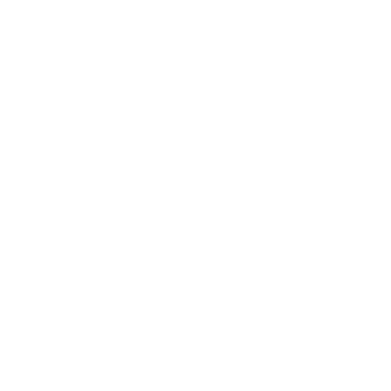
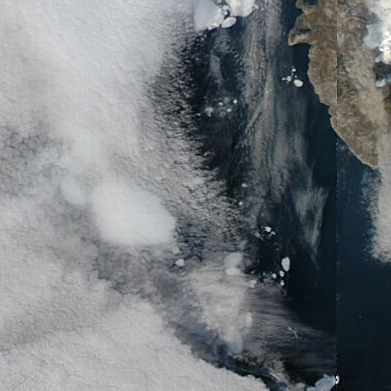
Before/after of a 391 x 391 layered artwork. What changed in the layer stack:
added layer "048_baffin_bay_100km_20220911.aqua.truecolor.250m" above "landfast ice" over <box>0,0,391,391</box>
